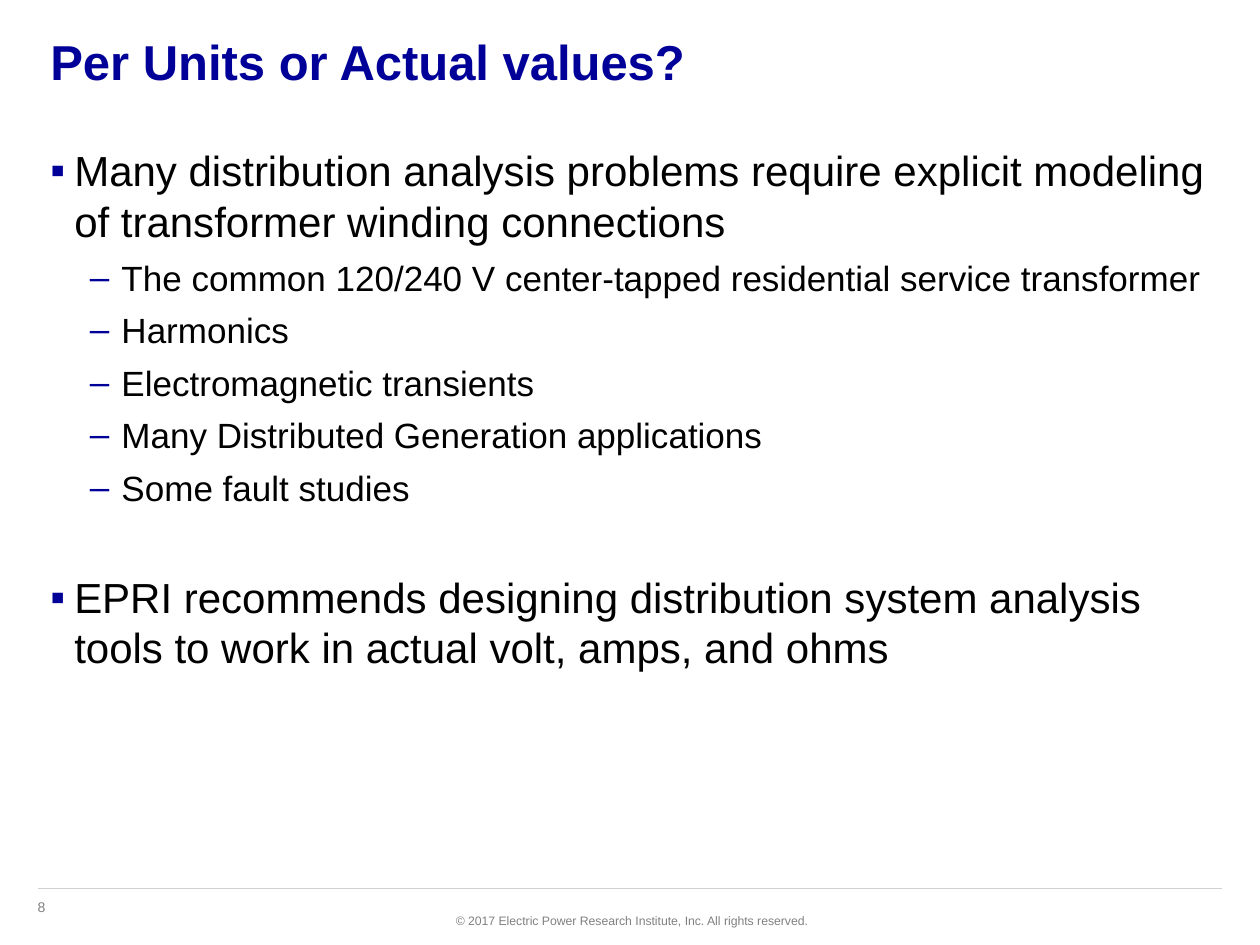
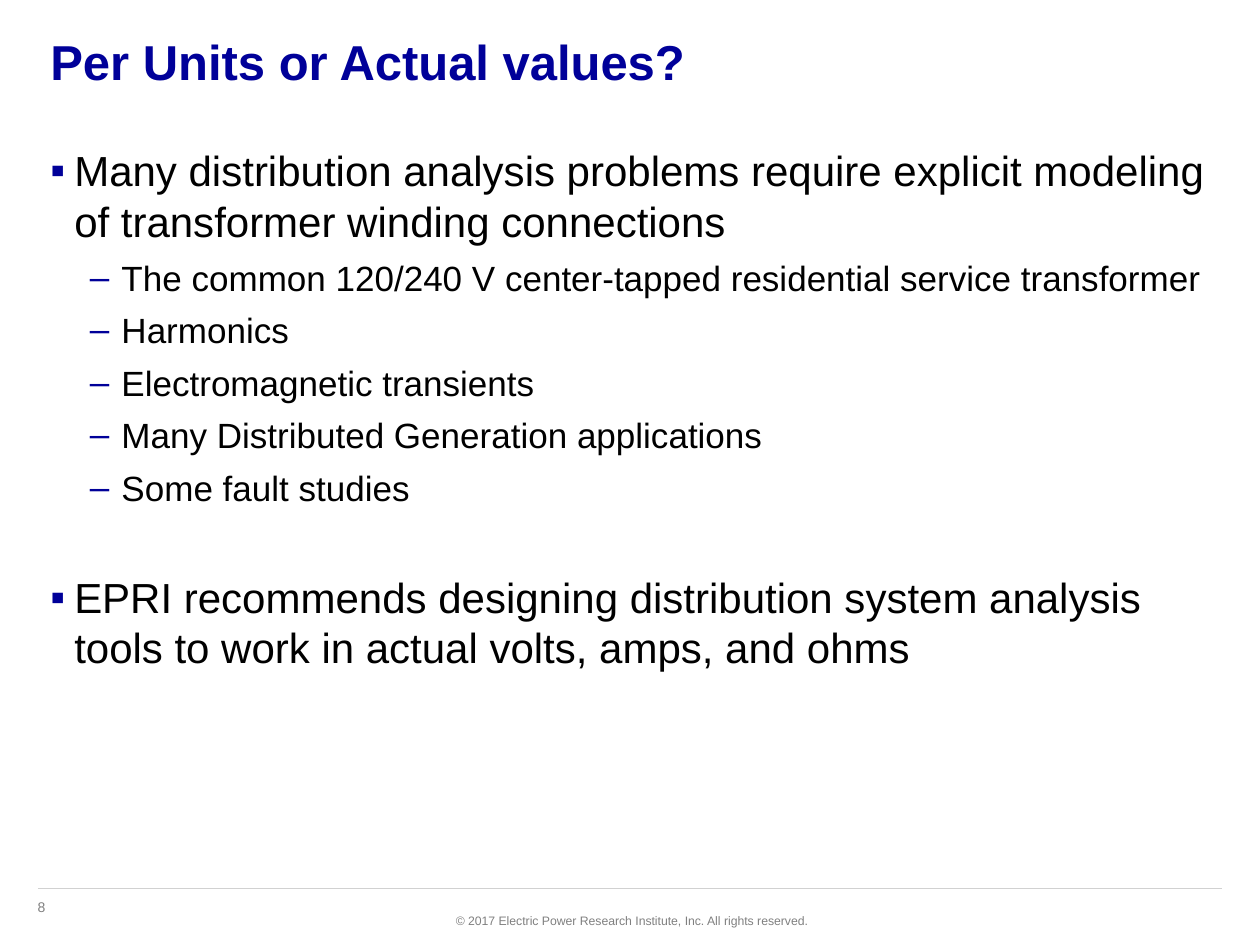
Before and after one commit to dss-extensions/opendss-svn-mirror, a slide deck: slide 8 of trunk/Training/GAPQ2017/PPT/13 Transformer Model.pptx. Drawn at 1260x945 pixels with LibreOffice and Linux fonts; fonts in the diff are those of the drawing; background and template pictures are left out. Boxes give left, top, right and bottom in pixels: in the first picture for what was removed or moved away, otherwise in the second. Text is boxed around its words. In the diff, an @@ line names an element or a change of style, - is before the commit and + after.

```diff
--- a/trunk/Training/GAPQ2017/PPT/13 Transformer Model.pptx
+++ b/trunk/Training/GAPQ2017/PPT/13 Transformer Model.pptx
@@ text at [74,582,1141,672]: text changed @@
-▪ EPRI recommends designing distribution system analysis tools to work in actual volt, amps, and ohms
+▪ EPRI recommends designing distribution system analysis tools to work in actual volts, amps, and ohms
```
Also in this commit, not shown: 7 other slides changed, 4 other files.
